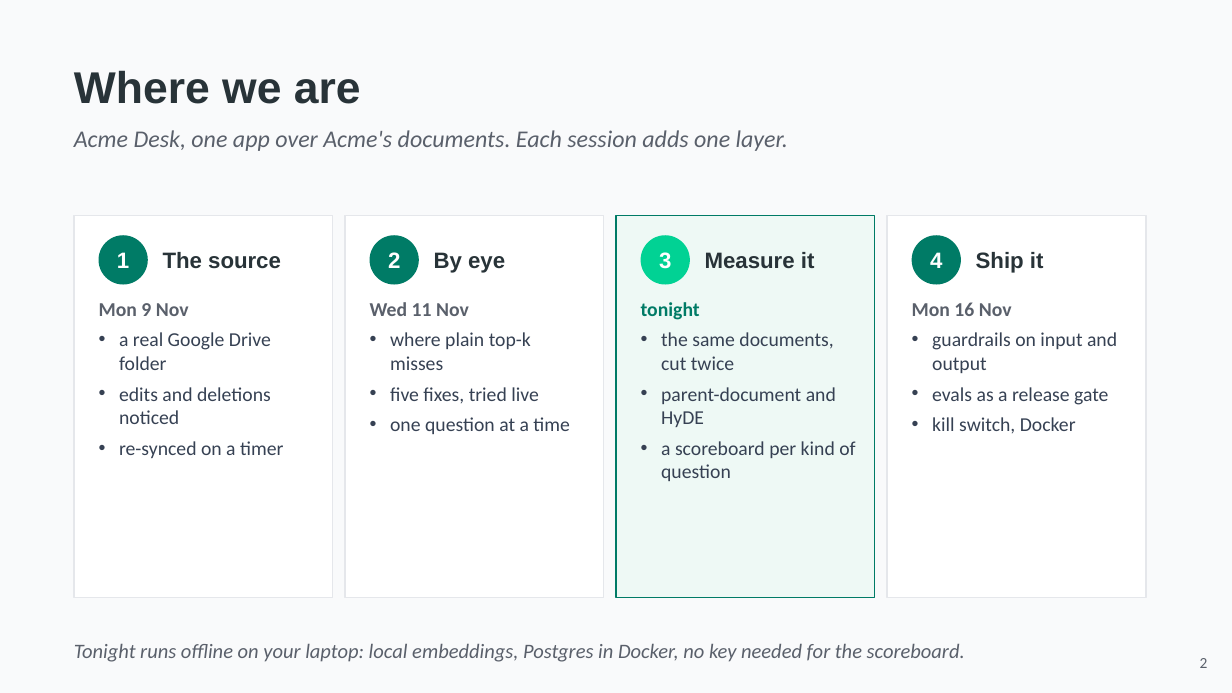
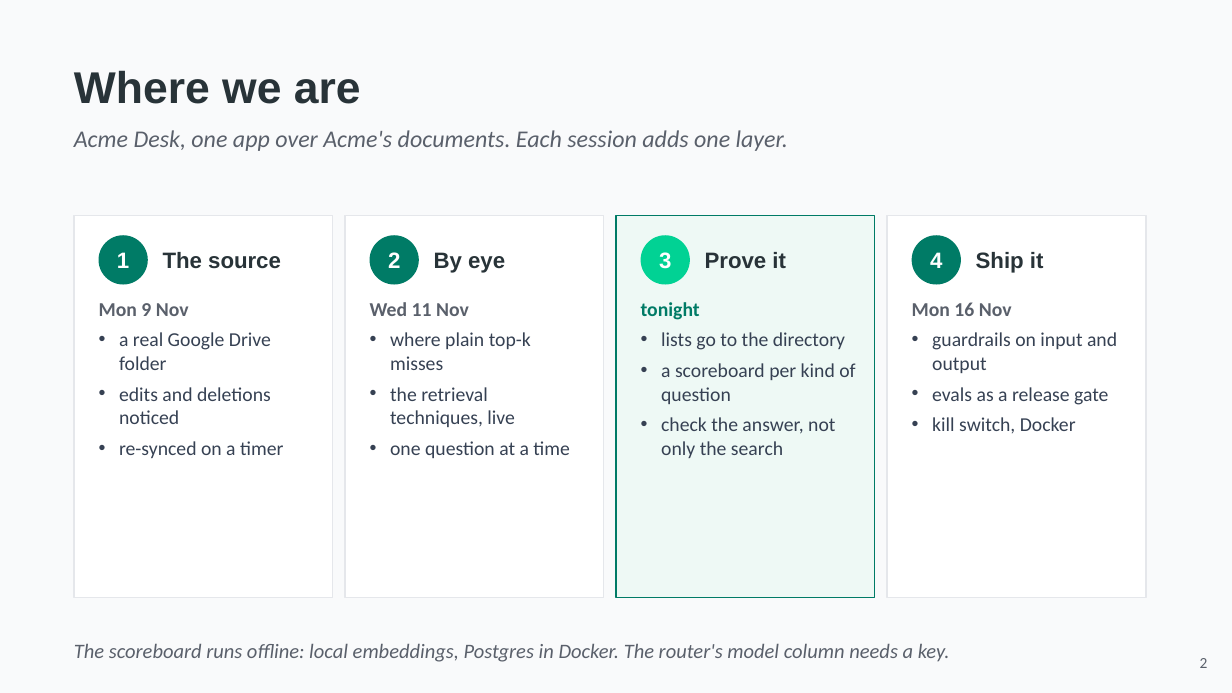
Before and after one commit to hasankanaan26/acme-desk, a slide deck: slide 2 of slides/part3-retrieval.pptx. Drawn at 1232x693 pixels with LibreOffice and Linux fonts; fonts in the diff are those of the drawing. Boxes give left, top, right and bottom in pixels: in the first picture for what was removed or moved away, otherwise in the second. Text is boxed around its words. In the diff, an @@ line names an element or a change of style, - is before the commit and + after.

```diff
--- a/slides/part3-retrieval.pptx
+++ b/slides/part3-retrieval.pptx
@@ text at (705, 252, 786, 268): text changed @@
-Measure it
+Prove it
@@ text at (661, 332, 845, 350): text changed @@
-• the same documents, cut twice
-• parent-document and HyDE
+• lists go to the directory
@@ text at (390, 387, 515, 427): text changed @@
-• five fixes, tried live
+• the retrieval techniques, live
@@ text at (661, 417, 835, 458): paragraph added @@
+• check the answer, not only the search
@@ text at (74, 644, 950, 662): text changed @@
-Tonight runs offline on your laptop: local embeddings, Postgres in Docker, no key needed for the scoreboard.
+The scoreboard runs offline: local embeddings, Postgres in Docker. The router's model column needs a key.
```
Also in this commit, not shown: 21 other slides changed, 22 slides added, 16 slides removed, 48 other files.
